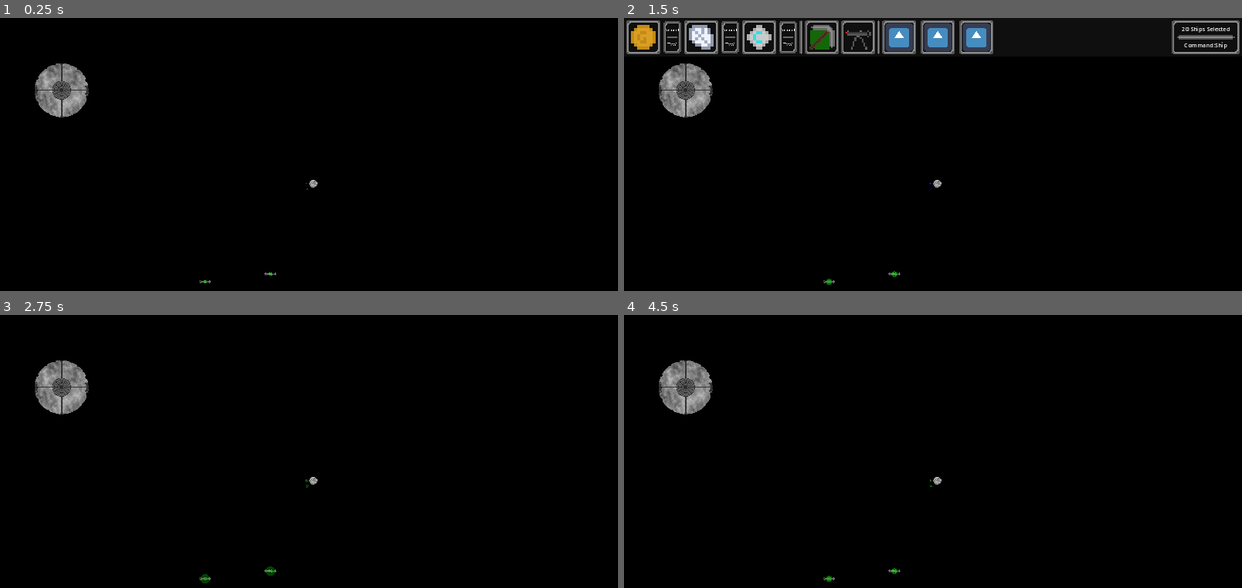
Above: before the commit, frames 1-4 (two rows, left to right).
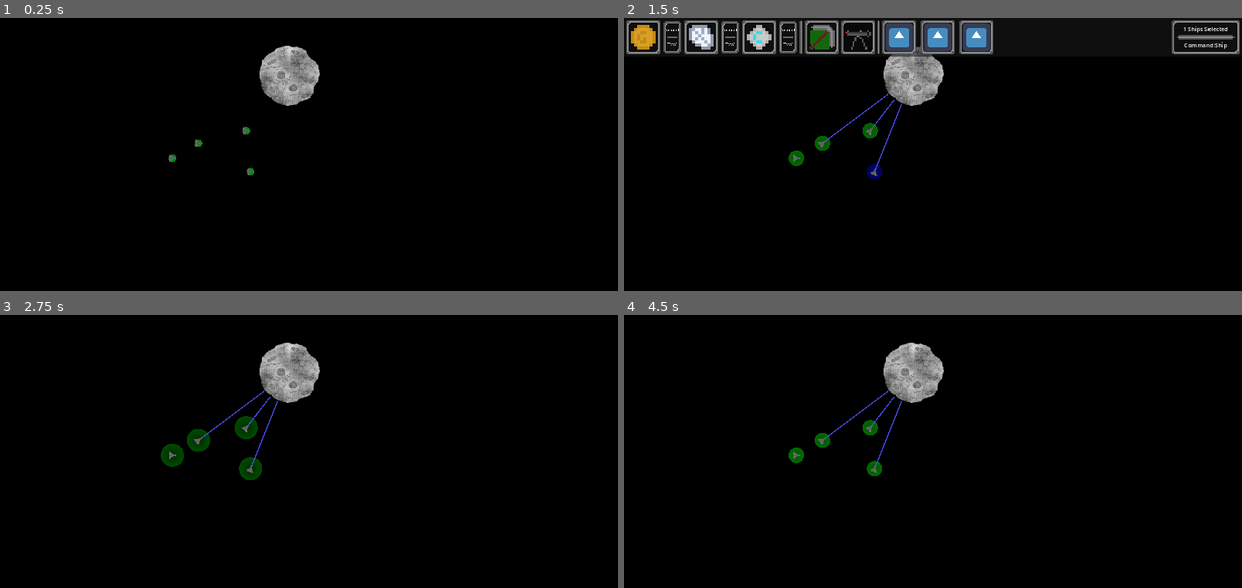
Above: after the commit, the same moments.

Repository: sirgladshoes/evan
Game: Godot game, scene res://begunga.tscn
The game is run twice, just before and just after one commit, with the same random seed, the same clock (stepped at 60 frames per second) and the same inputs. The engine's default icon, where the game draws it, is replaced by a stand-in: a white triangle on a blue panel in a dark square.
Inputs (mouse positions are in pixels of both pictures, inside the frame that each line leads up to):
- Up to frame 1 (0.25 s): no input
- Up to frame 2 (1.5 s): move the mouse to (1068, 173) at 0.52 s; press the mouse at (1068, 173) at 0.53 s; tap Middle mouse button (temp) at 0.8, 1.35 s; tap Enter at 1.25 s; move the mouse to (809, 209) at 1.27 s; release the mouse at (809, 209) at 1.28 s
- Up to frame 3 (2.75 s): click (185, 506) at 1.55 s; move the mouse to (370, 413) at 2.02 s; hold R (move_units) from 2.03 s (still down); tap Middle mouse button (temp) at 2.3 s
- Up to frame 4 (4.5 s): move the mouse to (902, 557) at 2.77 s; release R (move_units) at 2.78 s; click (902, 557) at 2.85 s; move the mouse to (1118, 541) at 3.52 s; tap E (stop_units) at 3.6 s; tap Middle mouse button (temp) at 3.8, 4.35 s; tap Space at 4.25 s; move the mouse to (747, 435) at 4.27 s

The runs differ from the first frame. In frame 1, 3.2% of the frame differs, in the area x 5-52%, y 10-98%; in frame 2, 3.6%; in frame 3, 4.2%, in the area x 5-52%, y 10-99%; in frame 4, 3.6%.

Commit message:
Add files via upload

Diff:
--- a/rts2/UI Elements/Scripts/BehaviorsUI.gd
+++ b/rts2/UI Elements/Scripts/BehaviorsUI.gd
@@ -4,93 +4,43 @@
 @export var greenHighlight:Texture2D
 @export var blackHighlight:Texture2D
 
-@export var sentryHighlight:TextureRect
-@export var miningHighlight:TextureRect
+@onready var sentryHighlight:TextureRect = $SentryButton/highlight
+@onready var miningHighlight:TextureRect = $MiningButton/highlight
 
-@onready var UI: CanvasLayer = owner
-
-func render(units):
-
-	var controlled_units = []
-
-	for unit in units:
-		if unit is controllable_unit:
-			controlled_units.append(unit)
-			print(unit.mode)
-
-	if (controlled_units.size() == 0):
-		sentryHighlight.texture = blackHighlight
-		miningHighlight.texture = blackHighlight
-		return
-
-	if (are_all_none(controlled_units)):
-		sentryHighlight.texture = null
-		miningHighlight.texture = null
-		return
-
-	#change colors
-	if has_miner(controlled_units) && !are_all_mining(controlled_units):
-		miningHighlight.texture = yellowHighlight
-	elif are_all_mining(controlled_units):
-		miningHighlight.texture = greenHighlight
+signal disable_mining()
+signal disable_sentries()
+signal set_mining()
+signal set_sentry()
 
 
-#runs when a button is clicked
-func click(name):
-	var controlled_units = []
+func update_sentry(value):
+	match value:
+		"all":
+			sentryHighlight.texture = greenHighlight
+		"some":
+			sentryHighlight.texture = yellowHighlight
+		"none":
+			sentryHighlight.texture = blackHighlight
 
-	if(owner.get_parent().selected_units == 0):
-		return
+func update_mining(value):
+	match value:
+		"all":
+			miningHighlight.texture = greenHighlight
+		"some":
+			miningHighlight.texture = yellowHighlight
+		"none":
+			miningHighlight.texture = blackHighlight
 
-	for unit in owner.get_parent().selected_units:
-		if unit is controllable_unit:
-			controlled_units.append(unit)
 
-	match name:
-		"SentryButton":
-			if are_all_none(controlled_units):
-				pass
-		"MiningButton":
-			pass
+func _on_mining_button_pressed():
+	if miningHighlight.texture == greenHighlight or miningHighlight.texture == yellowHighlight:
+		disable_mining.emit()
+	else:
+		set_mining.emit()
 
-func no_miners(units):
-	for unit in units:
-		if unit.mode == controllable_unit.behaviour.MINING:
-			return false
-	return true
 
-func no_sentry(units):
-	for unit in units:
-		if unit.mode == controllable_unit.behaviour.SENTRY:
-			return false
-	return true
-
-func has_miner(units):
-	for unit in units:
-		if unit.mode == controllable_unit.behaviour.MINING:
-			return true
-	return false
-
-func has_sentry(units):
-	for unit in units:
-		if unit.mode == controllable_unit.behaviour.SENTRY:
-			return true
-	return false
-
-func are_all_mining(units):
-	for unit in units:
-		if unit.mode == controllable_unit.behaviour.NORMAL || unit.mode == controllable_unit.behaviour.SENTRY:
-			return false
-	return true
-
-func are_all_sentry(units):
-	for unit in units:
-		if unit.mode == controllable_unit.behaviour.NORMAL || unit.mode == controllable_unit.behaviour.MINING:
-			return false
-	return true
-
-func are_all_none(units):
-	for unit in units:
-		if unit.mode == controllable_unit.behaviour.SENTRY || unit.mode == controllable_unit.behaviour.MINING:
-			return false
-	return true
+func _on_sentry_button_pressed():
+	if sentryHighlight.texture == greenHighlight or sentryHighlight.texture == yellowHighlight:
+		disable_sentries.emit()
+	else:
+		set_sentry.emit()
--- a/rts2/UI Elements/Scripts/UI.gd
+++ b/rts2/UI Elements/Scripts/UI.gd
@@ -1,12 +1,44 @@
 extends CanvasLayer
 
-@onready var commandManager: Node2D = get_parent()
+@onready var ship_behaviors = $TopBar/TopPanel/Behaviors
 
-@export var UIElementsToBeRendered: Array[Control]
+signal disable_mining()
+signal disable_sentries()
+signal set_mining()
+signal set_sentry()
 
-func _ready():
-	pass
+func update_toolbar(data):
+	ship_behaviors.update_sentry(data.modes.sentry)
+	ship_behaviors.update_mining(data.modes.mining)
+	$TopBar/TopPanel/SelectionInfo/SelectedShips.text = str(data.ship_count) + " Ships Selected"
 
-func updateRender():
-	for element in UIElementsToBeRendered:
-		element.render(commandManager.selected_units)
+
+func _on_command_manager_hide_toolbar():
+	visible = false
+
+
+func _on_command_manager_show_toolbar():
+	visible = true
+
+
+func _on_sentry_button_pressed():
+	set_sentry.emit()
+
+
+
+func _on_mining_button_pressed():
+	set_mining.emit()
+
+
+
+func _on_behaviors_set_sentry():
+	set_sentry.emit()
+
+func _on_behaviors_set_mining():
+	set_mining.emit()
+
+func _on_behaviors_disable_sentries():
+	disable_sentries.emit()
+
+func _on_behaviors_disable_mining():
+	disable_mining.emit()
--- a/rts2/UI Elements/UI.tscn
+++ b/rts2/UI Elements/UI.tscn
@@ -151,9 +151,8 @@
 [sub_resource type="LabelSettings" id="LabelSettings_ub8b1"]
 font_size = 12
 
-[node name="Ui" type="CanvasLayer" node_paths=PackedStringArray("UIElementsToBeRendered")]
+[node name="UI" type="CanvasLayer"]
 script = ExtResource("1_wr10p")
-UIElementsToBeRendered = [NodePath("TopBar/TopPanel/Currencies"), NodePath("TopBar/TopPanel/Behaviors")]
 
 [node name="TopBar" type="Control" parent="."]
 layout_mode = 3
@@ -382,7 +381,7 @@
 offset_bottom = 70.0
 theme_override_styles/panel = SubResource("StyleBoxTexture_w1ahk")
 
-[node name="Behaviors" type="Control" parent="TopBar/TopPanel" node_paths=PackedStringArray("sentryHighlight", "miningHighlight")]
+[node name="Behaviors" type="Control" parent="TopBar/TopPanel"]
 anchors_preset = 0
 offset_left = 370.0
 offset_right = 525.0
@@ -391,8 +390,6 @@
 yellowHighlight = ExtResource("11_2ltw6")
 greenHighlight = ExtResource("12_77fj1")
 blackHighlight = ExtResource("13_qv81g")
-sentryHighlight = NodePath("SentryButton/highlight")
-miningHighlight = NodePath("MiningButton/highlight")
 
 [node name="MiningButton" type="Control" parent="TopBar/TopPanel/Behaviors"]
 anchors_preset = 0
@@ -595,3 +592,10 @@
 label_settings = SubResource("LabelSettings_ub8b1")
 horizontal_alignment = 1
 vertical_alignment = 1
+
+[connection signal="disable_mining" from="TopBar/TopPanel/Behaviors" to="." method="_on_behaviors_disable_mining"]
+[connection signal="disable_sentries" from="TopBar/TopPanel/Behaviors" to="." method="_on_behaviors_disable_sentries"]
+[connection signal="set_mining" from="TopBar/TopPanel/Behaviors" to="." method="_on_behaviors_set_mining"]
+[connection signal="set_sentry" from="TopBar/TopPanel/Behaviors" to="." method="_on_behaviors_set_sentry"]
+[connection signal="pressed" from="TopBar/TopPanel/Behaviors/MiningButton/MiningButton" to="TopBar/TopPanel/Behaviors" method="_on_mining_button_pressed"]
+[connection signal="pressed" from="TopBar/TopPanel/Behaviors/SentryButton/SentryButton" to="TopBar/TopPanel/Behaviors" method="_on_sentry_button_pressed"]
--- /dev/null
+++ b/rts2/asteroid.gd
@@ -0,0 +1,12 @@
+extends CharacterBody2D
+
+func _physics_process(delta):
+	move_and_slide()
+
+
+func _on_collider_body_entered(body):
+	if "velocity" in body:
+		velocity = body.velocity + velocity
+		body.velocity = Vector2(0,0)
+	else:
+		velocity = velocity / -2
--- /dev/null
+++ b/rts2/asteroid.tscn
@@ -0,0 +1,27 @@
+[gd_scene load_steps=5 format=3 uid="uid://cplwbf5yrcjx2"]
+
+[ext_resource type="Script" path="res://asteroid.gd" id="1_24c73"]
+[ext_resource type="Texture2D" uid="uid://bojgf3tuyo008" path="res://art/unnamed again.png" id="2_a10sg"]
+
+[sub_resource type="CircleShape2D" id="CircleShape2D_23qqr"]
+radius = 68.2642
+
+[sub_resource type="CircleShape2D" id="CircleShape2D_ugdrq"]
+radius = 64.0703
+
+[node name="asteroid" type="CharacterBody2D"]
+collision_layer = 4
+script = ExtResource("1_24c73")
+
+[node name="collider" type="Area2D" parent="."]
+
+[node name="CollisionShape2D2" type="CollisionShape2D" parent="collider"]
+shape = SubResource("CircleShape2D_23qqr")
+
+[node name="CollisionShape2D" type="CollisionShape2D" parent="."]
+shape = SubResource("CircleShape2D_ugdrq")
+
+[node name="UnnamedAgain" type="Sprite2D" parent="."]
+texture = ExtResource("2_a10sg")
+
+[connection signal="body_entered" from="collider" to="." method="_on_collider_body_entered"]
--- a/rts2/begunga.tscn
+++ b/rts2/begunga.tscn
@@ -2,10 +2,10 @@
 
 [ext_resource type="Script" path="res://command_manager.gd" id="1_olae3"]
 [ext_resource type="PackedScene" uid="uid://c3sft7tqbtjbw" path="res://units/controllable_units/basic_ship.tscn" id="2_72gs7"]
-[ext_resource type="PackedScene" uid="uid://l6gdmhiolm14" path="res://UI Elements/UI.tscn" id="2_wj4bh"]
+[ext_resource type="PackedScene" uid="uid://l6gdmhiolm14" path="res://UI Elements/UI.tscn" id="2_78f1g"]
 [ext_resource type="PackedScene" uid="uid://ddmjrksslsv4e" path="res://units/controllable_units/ship_2.tscn" id="5_df6ft"]
 [ext_resource type="Texture2D" uid="uid://bln3f3hbfn5tk" path="res://art/motherShipTemp.png" id="5_i5hwx"]
-[ext_resource type="PackedScene" uid="uid://cplwbf5yrcjx2" path="res://new/asteroid.tscn" id="5_iph81"]
+[ext_resource type="PackedScene" uid="uid://cplwbf5yrcjx2" path="res://asteroid.tscn" id="5_iph81"]
 
 [sub_resource type="RectangleShape2D" id="RectangleShape2D_0p3if"]
 size = Vector2(12629, 661)
@@ -18,33 +18,37 @@
 
 [node name="begunga" type="Node2D"]
 
+[node name="Ui" parent="." instance=ExtResource("2_78f1g")]
+visible = false
+
 [node name="command_manager" type="Node2D" parent="."]
-visible = false
 z_index = 6
 position = Vector2(6.10352e-05, 0)
 script = ExtResource("1_olae3")
 
-[node name="Ui" parent="command_manager" instance=ExtResource("2_wj4bh")]
-visible = false
+[node name="controllable_unit3" parent="." instance=ExtResource("2_72gs7")]
+position = Vector2(-114, -34)
+
+[node name="controllable_unit4" parent="." instance=ExtResource("2_72gs7")]
+position = Vector2(-123, -119)
 
 [node name="controllable_unit" parent="." instance=ExtResource("2_72gs7")]
-position = Vector2(-22, -31)
-mode = 1
+position = Vector2(-276, -62)
+team = 0
 
 [node name="controllable_unit2" parent="." instance=ExtResource("2_72gs7")]
-position = Vector2(-31, -116)
-mode = 1
+position = Vector2(-222, -93)
+team = 0
 
 [node name="begunga" type="Camera2D" parent="."]
 position = Vector2(7, 7)
-zoom = Vector2(0.133, 0.133)
 
 [node name="MotherShipTemp" type="Sprite2D" parent="."]
 position = Vector2(-3846, -1572)
 texture = ExtResource("5_i5hwx")
 
 [node name="asteroid" parent="." instance=ExtResource("5_iph81")]
-position = Vector2(73, -114)
+position = Vector2(-34, -234)
 
 [node name="world_boundary" type="StaticBody2D" parent="."]
 collision_layer = 3855
@@ -70,3 +74,11 @@
 
 [node name="ship3" parent="." instance=ExtResource("5_df6ft")]
 position = Vector2(-594, 1297)
+
+[connection signal="disable_mining" from="Ui" to="command_manager" method="_on_ui_disable_mining"]
+[connection signal="disable_sentries" from="Ui" to="command_manager" method="_on_ui_disable_sentries"]
+[connection signal="set_mining" from="Ui" to="command_manager" method="_on_ui_set_mining"]
+[connection signal="set_sentry" from="Ui" to="command_manager" method="_on_ui_set_sentry"]
+[connection signal="hide_toolbar" from="command_manager" to="Ui" method="_on_command_manager_hide_toolbar"]
+[connection signal="show_toolbar" from="command_manager" to="Ui" method="_on_command_manager_show_toolbar"]
+[connection signal="update_toolbar" from="command_manager" to="Ui" method="update_toolbar"]
--- a/rts2/command_manager.gd
+++ b/rts2/command_manager.gd
@@ -3,17 +3,20 @@
 var select_origin = null
 @export var selection_mask = 1
 
-@onready var UI: CanvasLayer = get_node("Ui")
+#@onready var UI: CanvasLayer = get_node("Ui")
 
 var selected_units = []
 
+signal show_toolbar()
+signal hide_toolbar()
+signal update_toolbar(data)
+
 func _process(delta):
-	visible = true
 	for unit in selected_units:
 		if unit == null:
 			selected_units.erase(unit)
 	if Input.is_action_just_pressed("select"):
-		if UI.visible != true || get_viewport().get_mouse_position().y >= get_viewport_rect().size.y * 8/72:
+		if !(selected_units and get_viewport().get_mouse_position().y <= get_viewport_rect().size.y * 8/72):
 			begin_select()
 	if Input.is_action_pressed("select"):
 		if select_origin != null:
@@ -27,7 +30,11 @@
 	if Input.is_action_just_pressed("stop_units"):
 		stop_units()
 
+	if selected_units:
+		push_toolbar()
+
 func begin_select():
+	visible = true
 	select_origin = get_global_mouse_position()
 
 func select_tick():
@@ -62,10 +69,9 @@
 	visible = false
 
 	if selected_units.size() > 0:
-		UI.visible = true
-		UI.updateRender()
+		show_toolbar.emit()
 	else:
-		UI.visible = false
+		hide_toolbar.emit()
 
 func _draw():
 	if select_origin:
@@ -94,3 +100,64 @@
 	for unit in selected_units:
 		if unit is controllable_unit:
 			unit.set_movement_dir(Vector2.ZERO)
+
+
+
+func push_toolbar():
+	var data = {}
+	var currency = {"gnome_flesh" : 0, "gold" : 0, "credits" : 0}
+	data["currency"] = currency
+	data["modes"] = {"sentry":"", "mining":""}
+	var sentry_count = 0
+	var mining_count = 0
+	for unit in selected_units:
+		currency["gnome_flesh"] += unit.inventory.gnome_flesh
+		currency["gold"] += unit.inventory.gold
+		currency["credits"] += unit.inventory.credits
+		if unit is controllable_unit :
+			if unit.mode == controllable_unit.behaviour.SENTRY:
+				sentry_count += 1
+			if unit.mode == controllable_unit.behaviour.MINING:
+				mining_count += 1
+
+	if sentry_count == selected_units.size():
+		data.modes.sentry = "all"
+	elif sentry_count == 0:
+		data.modes.sentry = "none"
+	else:
+		data.modes.sentry = "some"
+
+	if mining_count == selected_units.size():
+		data.modes.mining = "all"
+	elif mining_count == 0:
+		data.modes.mining = "none"
+	else:
+		data.modes.mining = "some"
+
+	data["ship_count"] = selected_units.size()
+
+	update_toolbar.emit(data)
+
+
+func _on_ui_set_mining():
+	for unit in selected_units:
+		if unit is controllable_unit:
+			unit.set_mode(controllable_unit.behaviour.MINING)
+
+
+func _on_ui_set_sentry():
+	for unit in selected_units:
+		if unit is controllable_unit:
+			unit.set_mode(controllable_unit.behaviour.SENTRY)
+
+
+func _on_ui_disable_mining():
+	for unit in selected_units:
+		if unit is controllable_unit and unit.mode == controllable_unit.behaviour.MINING:
+			unit.set_mode(controllable_unit.behaviour.NORMAL)
+
+
+func _on_ui_disable_sentries():
+	for unit in selected_units:
+		if unit is controllable_unit and unit.mode == controllable_unit.behaviour.SENTRY:
+			unit.set_mode(controllable_unit.behaviour.NORMAL)
--- a/rts2/components/auto_turret.gd
+++ b/rts2/components/auto_turret.gd
@@ -1,7 +1,7 @@
 extends Node2D
 
 @export var radius = 500
-@export var team = unit.teams.TEAM1
+@onready var team = owner.team
 @export var shoot_interval = 0.5
 @export var projectile: PackedScene
 @export var animator: AnimationPlayer
--- a/rts2/components/mining_laser.gd
+++ b/rts2/components/mining_laser.gd
@@ -2,17 +2,34 @@
 
 
 var target: Node2D = null
+@export var distance = 200
+@export var wait_time = 0.5
 
 signal mined_resource(type)
 
+func _ready():
+	connect("mined_resource", owner.mined_resource)
+
+func set_active(value):
+	set_physics_process(value)
+	$mining_timer.stop()
+	$line.visible = false
+
 func _physics_process(delta):
+	var result = shoot_ray(global_position + distance*Vector2(cos(global_rotation), sin(global_rotation)))
+	if result:
+		if target != result.obj:
+			$mining_timer.wait_time = wait_time
+			$mining_timer.start()
+			target = result.obj
 
-	var result = shoot_ray(100*Vector2(cos(global_rotation), -sin(global_rotation)))
-	if result:
-		global_rotation = (result.pos-global_position).angle()
 		$line.visible = true
 		var distance = (result.pos-global_position).length()
 		$line.set_point_position(1, Vector2(distance, 0))
+	else:
+		target = null
+		$mining_timer.stop()
+		$line.visible = false
 
 
 
--- a/rts2/components/mining_laser.tscn
+++ b/rts2/components/mining_laser.tscn
@@ -6,7 +6,7 @@
 script = ExtResource("1_y80kh")
 
 [node name="mining_timer" type="Timer" parent="."]
-one_shot = true
+autostart = true
 
 [node name="line" type="Line2D" parent="."]
 points = PackedVector2Array(0, 0, 0, 0)
--- /dev/null
+++ b/rts2/components/straight_shooter.gd
@@ -0,0 +1,44 @@
+extends Node2D
+
+@export var distance = 500
+@onready var team = owner.team
+@export var shoot_interval = 0.5
+@export var projectile: PackedScene
+@export var animator: AnimationPlayer
+
+func set_active(value):
+	set_physics_process(value)
+	$shoot_timer.stop()
+
+func _physics_process(delta):
+	var result = shoot_ray(global_position + distance*Vector2(cos(global_rotation), sin(global_rotation)))
+	if result and result.obj is unit and result.obj.team != team:
+		if $shoot_timer.is_stopped():
+			$shoot_timer.start()
+	else:
+		$shoot_timer.stop()
+
+
+func shoot_ray(target_: Vector2):
+	var space_state = get_world_2d().direct_space_state
+	var query = PhysicsRayQueryParameters2D.create(global_position, target_)
+	query.collision_mask = 1
+	var result = space_state.intersect_ray(query)
+	if result:
+		return {"obj": result.collider, "pos": result.position}
+	return null
+
+
+func shoot():
+	var projectile_obj = projectile.instantiate()
+	projectile_obj.global_position = global_position
+	projectile_obj.global_rotation = global_rotation
+	projectile_obj.team = team
+	SceneManager.scene_root.add_child(projectile_obj)
+	if animator:
+		animator.play("shoot")
+
+
+func _on_shoot_timer_timeout():
+	shoot()
+	$shoot_timer.wait_time = shoot_interval
--- /dev/null
+++ b/rts2/components/straight_shooter.tscn
@@ -0,0 +1,13 @@
+[gd_scene load_steps=3 format=3 uid="uid://cttsejy4bo050"]
+
+[ext_resource type="Script" path="res://components/straight_shooter.gd" id="1_i4quc"]
+[ext_resource type="PackedScene" uid="uid://cqmbhlohj66b3" path="res://projectiles/projectile.tscn" id="2_d4aiy"]
+
+[node name="straight_shooter" type="Node2D"]
+script = ExtResource("1_i4quc")
+projectile = ExtResource("2_d4aiy")
+
+[node name="shoot_timer" type="Timer" parent="."]
+autostart = true
+
+[connection signal="timeout" from="shoot_timer" to="." method="_on_shoot_timer_timeout"]
--- a/rts2/project.godot
+++ b/rts2/project.godot
@@ -51,6 +51,12 @@
 ]
 }
 
+[layer_names]
+
+2d_physics/layer_1="ships"
+2d_physics/layer_2="projectiles"
+2d_physics/layer_3="asteroids"
+
 [rendering]
 
 textures/canvas_textures/default_texture_filter=0
--- a/rts2/projectiles/projectile.gd
+++ b/rts2/projectiles/projectile.gd
@@ -1,21 +1,18 @@
 extends Area2D
 var velocity = Vector2(0,0)
-var speed = 50
+var speed = 900
 var team
 
-# Called when the node enters the scene tree for the first time.
+
 func _ready():
 	velocity = Vector2(cos(rotation), sin(rotation)) * speed
-	pass # Replace with function body.
 
-# Called every frame. 'delta' is the elapsed time since the previous frame.
-func _process(delta):
-	position += velocity
-	pass
+
+func _physics_process(delta):
+	position += velocity*delta
 
 
 func _on_body_entered(body):
 	if body is unit and body.team != team:
 		body.take_damage(1)
 		queue_free()
-	pass # Replace with function body.
--- a/rts2/units/controllable_unit.gd
+++ b/rts2/units/controllable_unit.gd
@@ -3,6 +3,8 @@
 
 @export var max_speed = 100
 @export var thrust_speed = 100
+@export var mining_lock_radius = 200
+@export var sentry_lock_radius = 300
 
 var target_vel = Vector2.ZERO
 enum behaviour {
@@ -10,18 +12,101 @@
 }
 @export var mode = behaviour.NORMAL
 
+
+
+
 func set_movement_dir(dir):
-	target_vel = dir*max_speed
+	if mode == behaviour.NORMAL:
+		target_vel = dir*max_speed
+
+func _ready():
+	set_mode(mode)
 
 func _physics_process(delta):
 	velocity = velocity.move_toward(target_vel, thrust_speed*delta)
+	match mode:
+		behaviour.NORMAL:
+			normal_mode(delta)
+		behaviour.MINING:
+			mining_mode(delta)
+		behaviour.SENTRY:
+			sentry_mode(delta)
+	move_and_slide()
+	if Input.is_action_just_pressed("temp"):
+		set_mode(behaviour.MINING)
+
+func normal_mode(delta):
 	if velocity != target_vel:
 		rotation = rotate_toward(rotation, velocity.angle(), thrust_speed/15*delta)
-	move_and_slide()
-	if Input.is_action_just_pressed("temp"):
-		set_sentry_mode()
 
+func mining_mode(delta):
+	var result = circle_cast(mining_lock_radius, global_position, 4)
+	if result:
+		var target = result[0]["collider"]
+		var angle_sum = 0
+		var angle_dir = 0
+		if has_node("mining_lasers"):
+			for laser in get_node("mining_lasers").get_children():
+				angle_sum+=laser.rotation
+			angle_dir = angle_sum/get_node("mining_lasers").get_children().size()
+		rotation = rotate_toward(rotation, (target.global_position - global_position).angle()-angle_dir, thrust_speed/15*delta)
 
+func sentry_mode(delta):
+	var result = circle_cast(sentry_lock_radius, global_position, 1)
+	var target = sentry_get_target(result)
+	if target:
+		var angle_sum = 0
+		var angle_dir = 0
+		if has_node("funny_gun"):
+			for gun in get_node("funny_gun").get_children():
+				angle_sum+=gun.rotation
+			angle_dir = angle_sum/get_node("funny_gun").get_children().size()
+		rotation = rotate_toward(rotation, (target.global_position - global_position).angle()-angle_dir, thrust_speed/15*delta)
+
+func set_mode(mode_):
+	match mode_:
+		behaviour.NORMAL:
+			disable_mining()
+		behaviour.SENTRY:
+			disable_mining()
+			set_sentry_mode()
+		behaviour.MINING:
+			set_mining_mode()
+	mode = mode_
 
 func set_sentry_mode():
 	set_movement_dir(Vector2(0,0))
+
+func custom_sort(a, b):
+	return global_position.direction_to(a.collider.global_position) < global_position.direction_to(b.collider.global_position)
+
+func sentry_get_target(targets):
+	for target in targets:
+		if target["collider"] is unit and target["collider"].team != team:
+			return target["collider"]
+	return null
+
+#mining functions
+func set_mining_mode():
+	set_movement_dir(Vector2(0,0))
+	if has_node("mining_lasers"):
+		for laser in get_node("mining_lasers").get_children():
+			laser.set_active(true)
+
+func disable_mining():
+	if has_node("mining_lasers"):
+		for laser in get_node("mining_lasers").get_children():
+			laser.set_active(false)
+
+func circle_cast(radius: float, origin: Vector2, layer: int):
+	var query = PhysicsShapeQueryParameters2D.new()
+	var circle = CircleShape2D.new()
+	circle.radius = radius
+	query.set_shape(circle)
+	query.transform = Transform2D(0, origin)
+	query.collision_mask = layer
+
+	var space_state = get_world_2d().direct_space_state
+	var result = space_state.intersect_shape(query)
+	result.sort_custom(custom_sort)
+	return result
--- a/rts2/units/controllable_units/basic_ship.tscn
+++ b/rts2/units/controllable_units/basic_ship.tscn
@@ -3,12 +3,12 @@
 [ext_resource type="Script" path="res://units/controllable_units/basic_ship.gd" id="1_ovw1s"]
 [ext_resource type="Texture2D" uid="uid://bgxds5xnu0nit" path="res://art/mini guy.png" id="2_fypja"]
 [ext_resource type="Shader" path="res://art/radarBlip.gdshader" id="4_prtpc"]
-[ext_resource type="PackedScene" uid="uid://cttsejy4bo050" path="res://new/straight_shooter.tscn" id="5_ophbb"]
+[ext_resource type="PackedScene" uid="uid://cttsejy4bo050" path="res://components/straight_shooter.tscn" id="5_ophbb"]
 [ext_resource type="Texture2D" uid="uid://dbnvjpnkt27mf" path="res://icon.svg" id="5_vwhhd"]
 [ext_resource type="PackedScene" uid="uid://cpdsdbinmwdxu" path="res://components/mining_laser.tscn" id="6_g5try"]
 
 [sub_resource type="RectangleShape2D" id="RectangleShape2D_0gaek"]
-size = Vector2(12, 6)
+size = Vector2(16, 16)
 
 [sub_resource type="ShaderMaterial" id="ShaderMaterial_axwg7"]
 resource_local_to_scene = true
@@ -52,7 +52,7 @@
 [node name="funny_gun" type="Node2D" parent="."]
 
 [node name="straight_shooter" parent="funny_gun" node_paths=PackedStringArray("animator") instance=ExtResource("5_ophbb")]
-team = 1
+position = Vector2(0, -9)
 animator = NodePath("AnimationPlayer")
 
 [node name="AnimationPlayer" type="AnimationPlayer" parent="funny_gun/straight_shooter"]
@@ -60,4 +60,15 @@
 "": SubResource("AnimationLibrary_0w3fg")
 }
 
-[node name="mining_laser" parent="." instance=ExtResource("6_g5try")]
+[node name="straight_shooter2" parent="funny_gun" node_paths=PackedStringArray("animator") instance=ExtResource("5_ophbb")]
+position = Vector2(0, 9)
+animator = NodePath("../straight_shooter/AnimationPlayer")
+
+[node name="AnimationPlayer" type="AnimationPlayer" parent="funny_gun/straight_shooter2"]
+libraries = {
+"": SubResource("AnimationLibrary_0w3fg")
+}
+
+[node name="mining_lasers" type="Node2D" parent="."]
+
+[node name="mining_laser" parent="mining_lasers" instance=ExtResource("6_g5try")]
Binary file added: rts2/art/live-slug-reaction.jpg
Not shown, added: rts2/art/live-slug-reaction.jpg.import
Binary file added: rts2/art/yum.png
Not shown, added: rts2/art/yum.png.import
